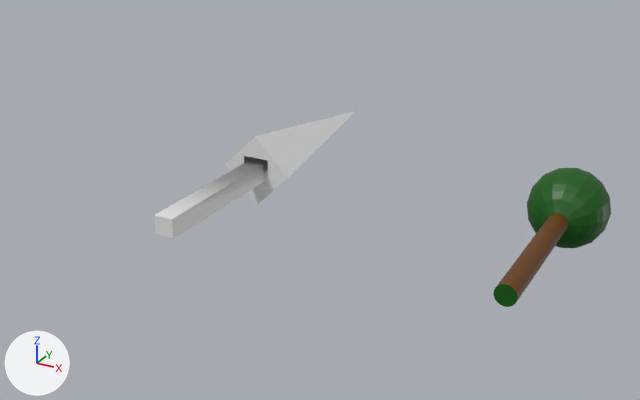
One commit to the COLLADA model dae/land-set-one/land-set-1a.dae: the scene before it, then after it.
Before and after are seen from a 50 mm lens placed at (2.12, -9.65, 4.45), pointed at (-3.15, -0.07, -0.34). The axes (+X, +Y, +Z) are drawn at lower left. The lights are the same throughout.

In view in the first picture: 'tree-1', 'tree-2'.
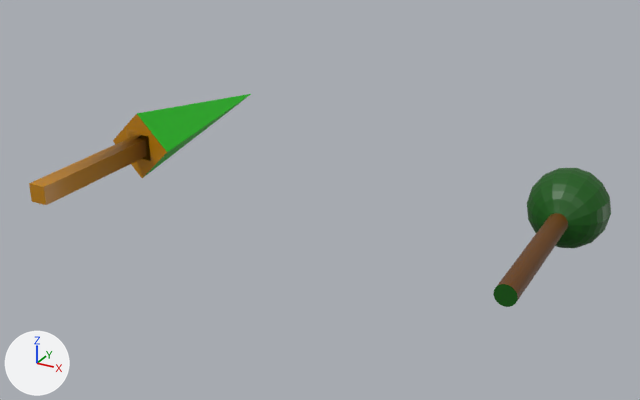
The newer file is also turned or shifted as a whole; pictures and numbers use the older file's frame.

What the commit changed:
Picture 'tree2-solid-color.png' (img_tree2_solid_color_png) is new.
Material 'tree2-material' (mat_tree2_material) is new.
Its texture is img_tree2_solid_color_png.
Its roughness is 0.44.
me_tree2_geo has 21 vertices, 40 faces and spans x -0.5..0.5, y -0.5..0.5, z -2.31..2.69.
me_tree2_geo is used by ob_tree_2; location (-4.0, 0.0, 0.0); rotation (-1.571, 0.0, 0.0), in degrees (-90, 0, 0).
me_tree2_geo part 1: texture (UV) coordinates changed.
me_tree2_geo now uses material mat_tree2_material (picture img_tree2_solid_color_png).
Object 'tree-2' (ob_tree_2) moves from (-4.0, 0.0, 0.0) to (-6.0, 0.0, 0.0).
Object 'tree-2' (ob_tree_2) turns from (-90, 0, 0) to (90, 0, 180) degrees about x, y and z.

What differs and where, as boxes (x1, y1, x2, y2) in the pictures (640 x 400 px):
'tree-2', recoloured, surface changed, moved, turned
    before: (154, 111, 355, 239)
    after: (29, 94, 251, 205)
